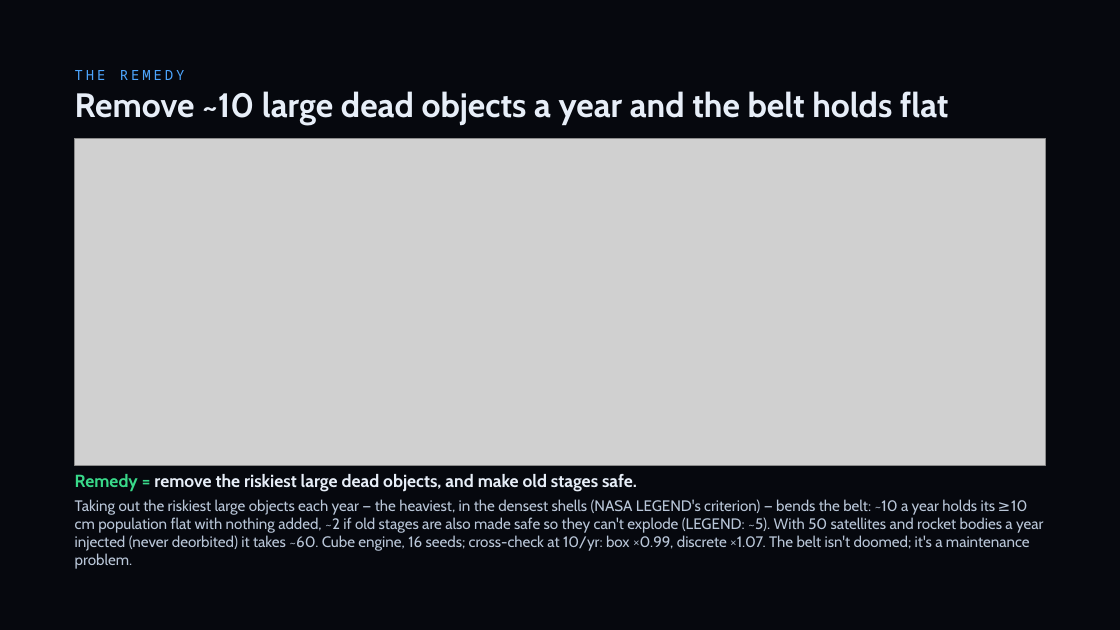
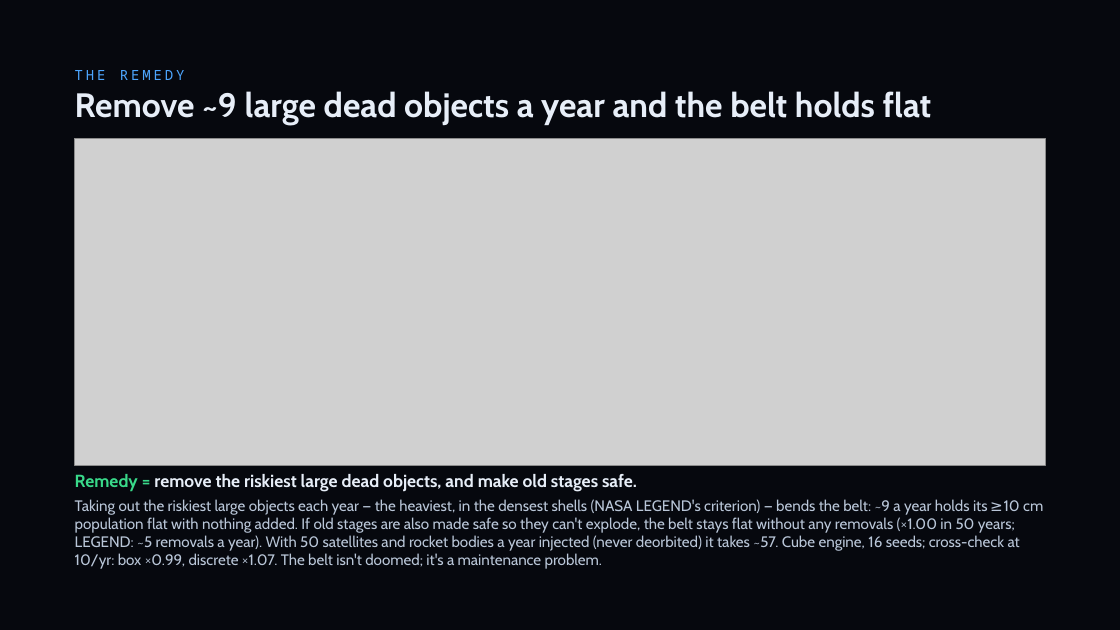
Before and after one commit to TimKadyrov/DebrisCascade, a slide deck: slide 22 of Barrel of Nails — Kessler Study.pptx. Drawn at 1120x630 pixels with LibreOffice and Linux fonts; fonts in the diff are those of the drawing; grey boxes stand for pictures. Boxes give left, top, right and bottom in pixels: in the first picture for what was removed or moved away, otherwise in the second. Text is boxed around its words. In the diff, an @@ line names an element or a change of style, - is before the commit and + after.

Commit message:
Final audit: engine fixes, re-export, deck and docs refreshed
Engines
- Catastrophic collisions per year are divided by the stretch each yearly
  record covers (cube 60-day steps made year 50 read ~12% low).
- Box model: launched satellites and rocket bodies keep fixed 180 kg /
  2,410 kg classes; catalog seeding no longer rewrites their masses.
- Cube: formation exclusion also covers dead catalogued payloads; objects
  started at e = 0.001 decay as circular from the first step; the globe
  classifies all intact objects as intact.
- Median quit year counts runs that never quit; never-quit seeds no longer
  break the JSON export. Duplicate 16-seed ensembles hit the cache.
- Drag lifetimes integrate to 10,000 years (the 1,000-year cap drew a false
  step near 1,400 km). Dead code removed.

Numbers (new export, 16 seeds; 2006 benchmark rerun)
- Nothing added x1.09, 50/yr x2.8, 500/yr x60, working x4.8, ~9 removals/yr;
  benchmark cube 12.8 (7-18) vs LEGEND 10.8, box 9.9.
- Comparison traffic rows from the cube engine; "1,000 barrels" instead of
  an unproven ceiling; operators wording (median run, launches taper).

Deck, charts, SUMMARY: every model number from the new export; wording
fixes from the audit; WPF label overlaps fixed.

```diff
--- a/Barrel of Nails — Kessler Study.pptx
+++ b/Barrel of Nails — Kessler Study.pptx
@@ text at (x1=75, y1=91, x2=932, y2=125): text changed @@
-Remove ~10 large dead objects a year and the belt holds flat
+Remove ~9 large dead objects a year and the belt holds flat
@@ text at (x1=75, y1=499, x2=1043, y2=569): text changed @@
-Taking out the riskiest large objects each year — the heaviest, in the densest shells (NASA LEGEND's criterion) — bends the belt: ~10 a year holds its ≥10 cm population flat with nothing added, ~2 if old stages are also made safe so they can't explode (LEGEND: ~5). With 50 satellites and rocket bodies a year injected (never deorbited) it takes ~60. Cube engine, 16 seeds; cross-check at 10/yr: box ×0.99, discrete ×1.07. The belt isn't doomed; it's a maintenance problem.
+Taking out the riskiest large objects each year — the heaviest, in the densest shells (NASA LEGEND's criterion) — bends the belt: ~9 a year holds its ≥10 cm population flat with nothing added. If old stages are also made safe so they can't explode, the belt stays flat without any removals (×1.00 in 50 years; LEGEND: ~5 removals a year). With 50 satellites and rocket bodies a year injected (never deorbited) it takes ~57. Cube engine, 16 seeds; cross-check at 10/yr: box ×0.99, discrete ×1.07. The belt isn't doomed; it's a maintenance problem.
```
Also in this commit, not shown: 12 other slides changed, 23 other files.
